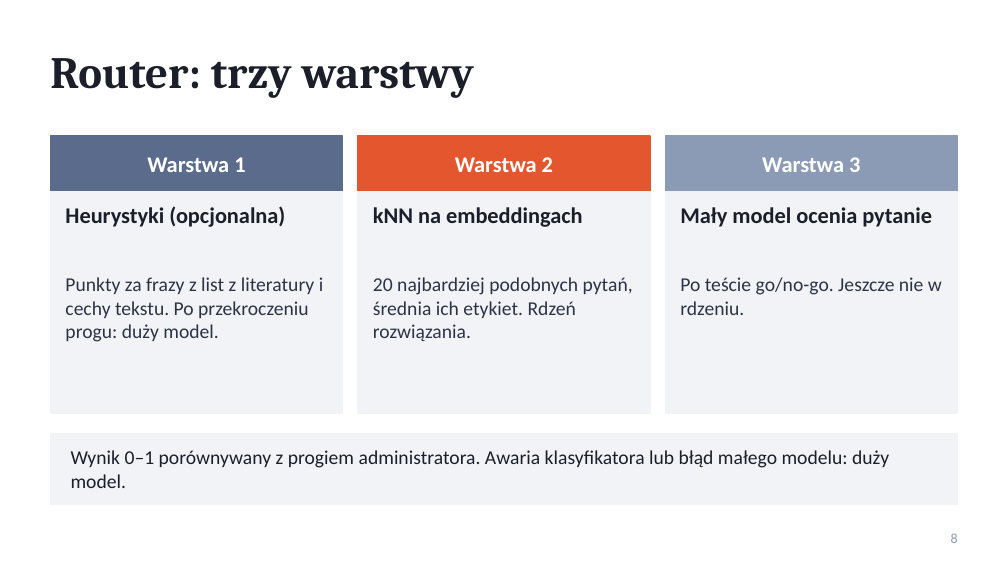
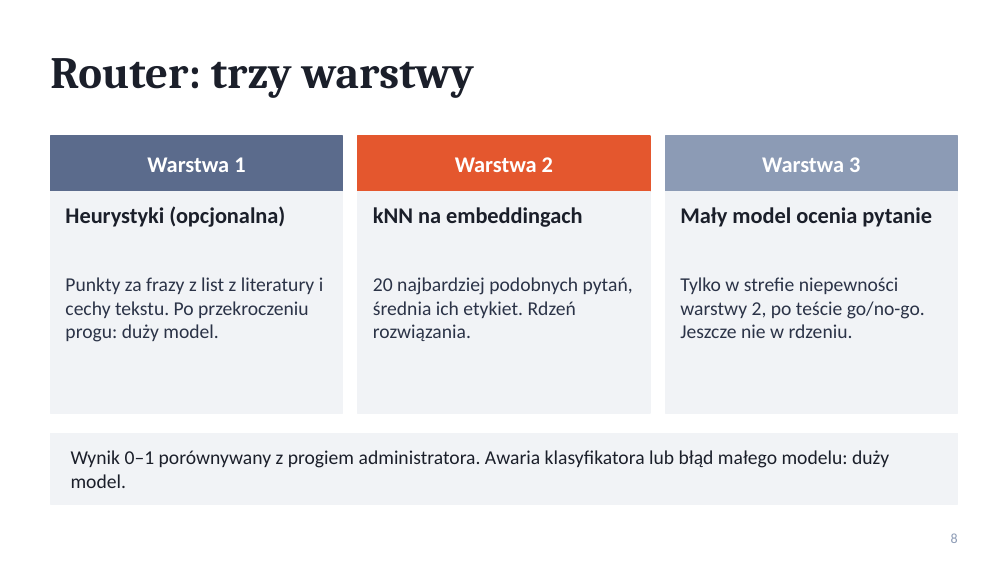
Before and after one commit to philip-melkowski/philip_melkowski_praca_inz, a slide deck: slide 8 of docs/prezentacja_postepy.pptx. Drawn at 1008x567 pixels with LibreOffice and Linux fonts; fonts in the diff are those of the drawing. Boxes give left, top, right and bottom in pixels: in the first picture for what was removed or moved away, otherwise in the second. Text is boxed around its words. In the diff, an @@ line names an element or a change of style, - is before the commit and + after.

```diff
--- a/docs/prezentacja_postepy.pptx
+++ b/docs/prezentacja_postepy.pptx
@@ text at (680,277,925,338): text changed @@
-Po teście go/no-go. Jeszcze nie w rdzeniu.
+Tylko w strefie niepewności warstwy 2, po teście go/no-go. Jeszcze nie w rdzeniu.
```
Also in this commit, not shown: 2 other slides changed, 1 slide added, 4 other files.
